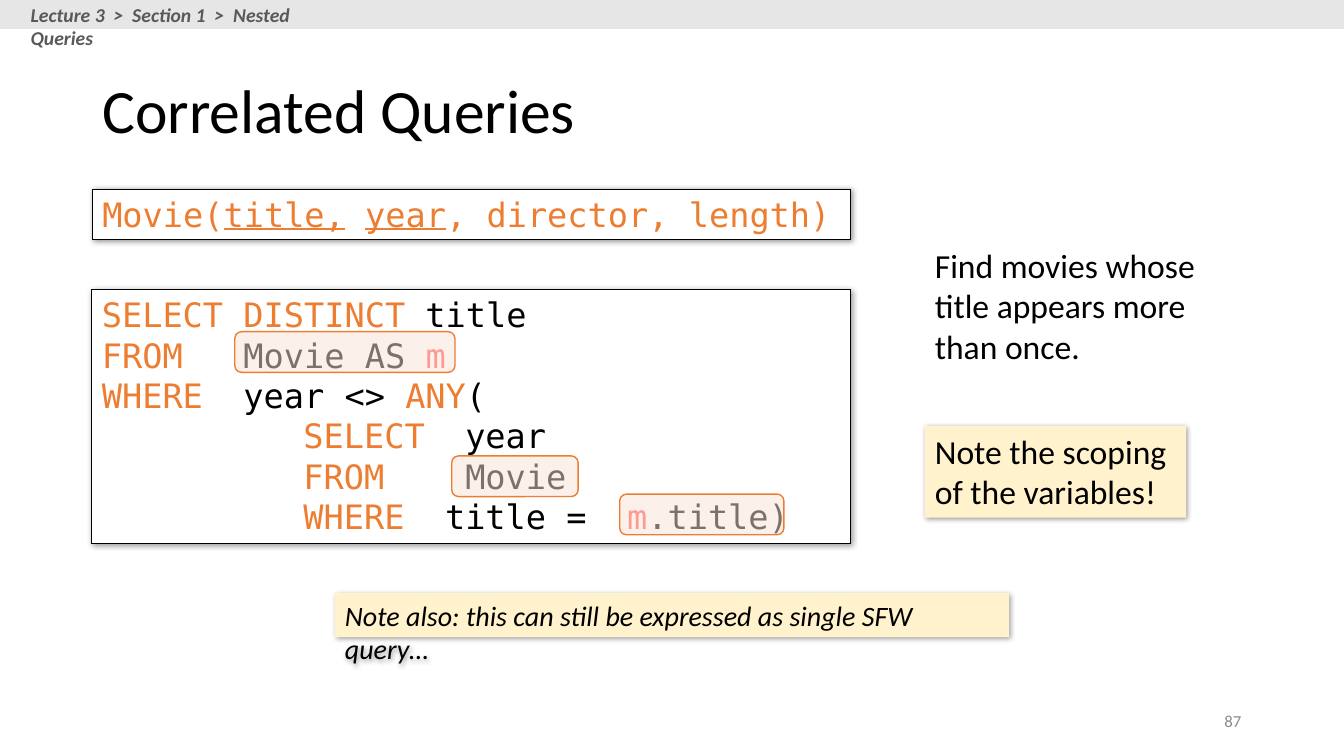
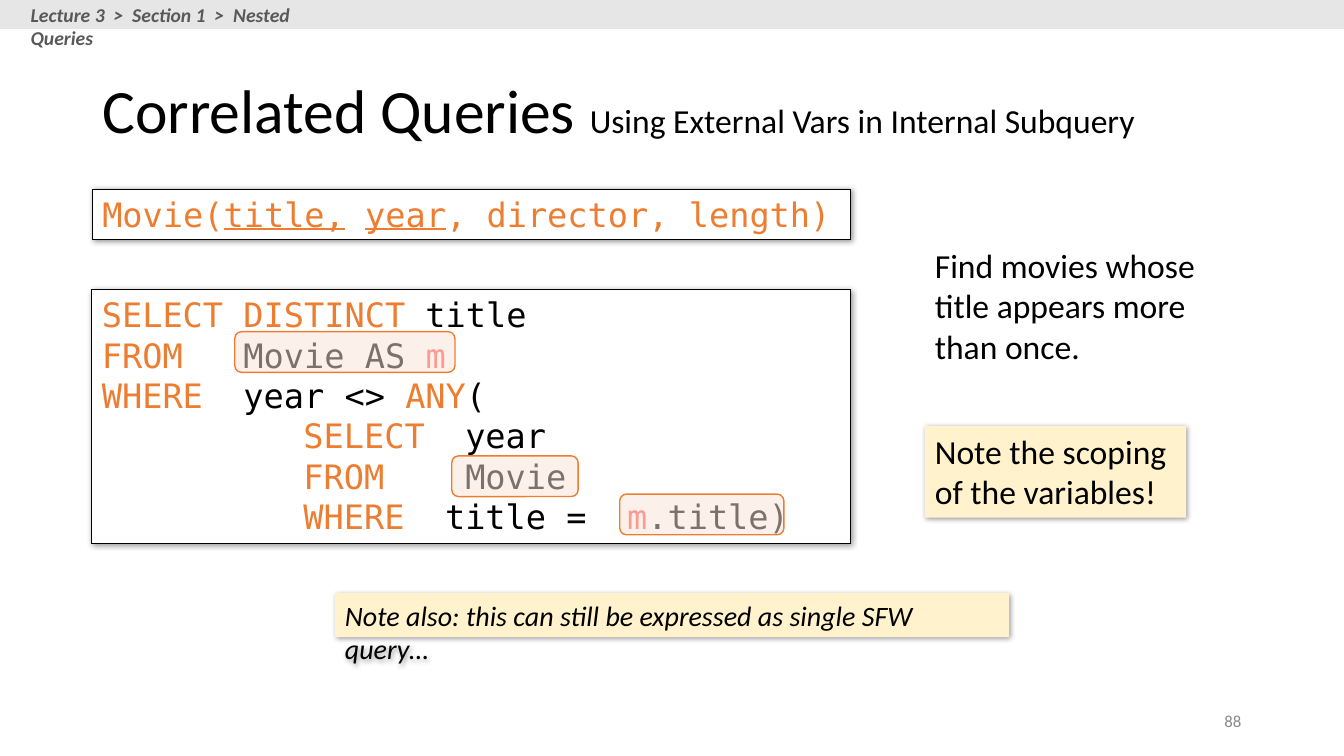
Before and after one commit to stanford-futuredata/cs145-2017, a slide deck: slide 88 of lectures/lecture-2-3/Lecture_2_3_SQL.pptx (slide 87 before the commit). Drawn at 1344x756 pixels with LibreOffice and Linux fonts; fonts in the diff are those of the drawing. Boxes give left, top, right and bottom in pixels: in the first picture for what was removed or moved away, otherwise in the second. Text is boxed around its words. In the diff, an @@ line names an element or a change of style, - is before the commit and + after.

```diff
--- a/lectures/lecture-2-3/Lecture_2_3_SQL.pptx
+++ b/lectures/lecture-2-3/Lecture_2_3_SQL.pptx
@@ title at [102,90,1135,141]: text changed; size 44 to 24 pt @@
-Correlated Queries
+Correlated Queries Using External Vars in Internal Subquery
@@ page number at [1224,715,1241,727]: text changed @@
-87
+88
```
Also in this commit, not shown: 10 other slides changed, 2 slides added, 1 slide removed, 1 other file.
